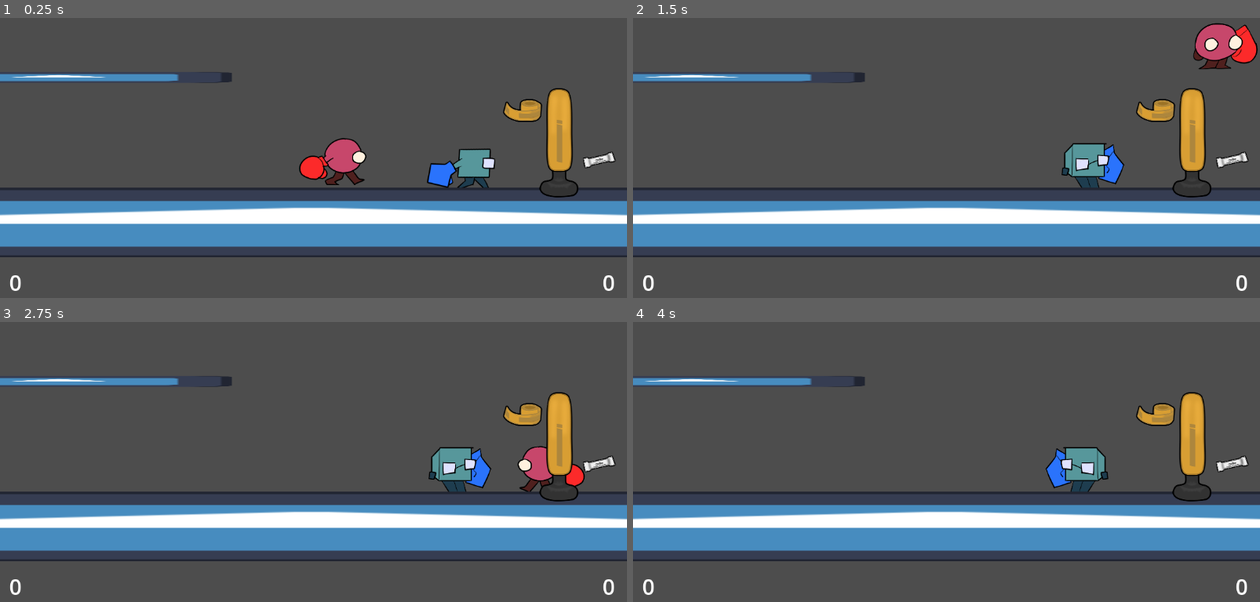
Above: before the commit, frames 1-4 (two rows, left to right).
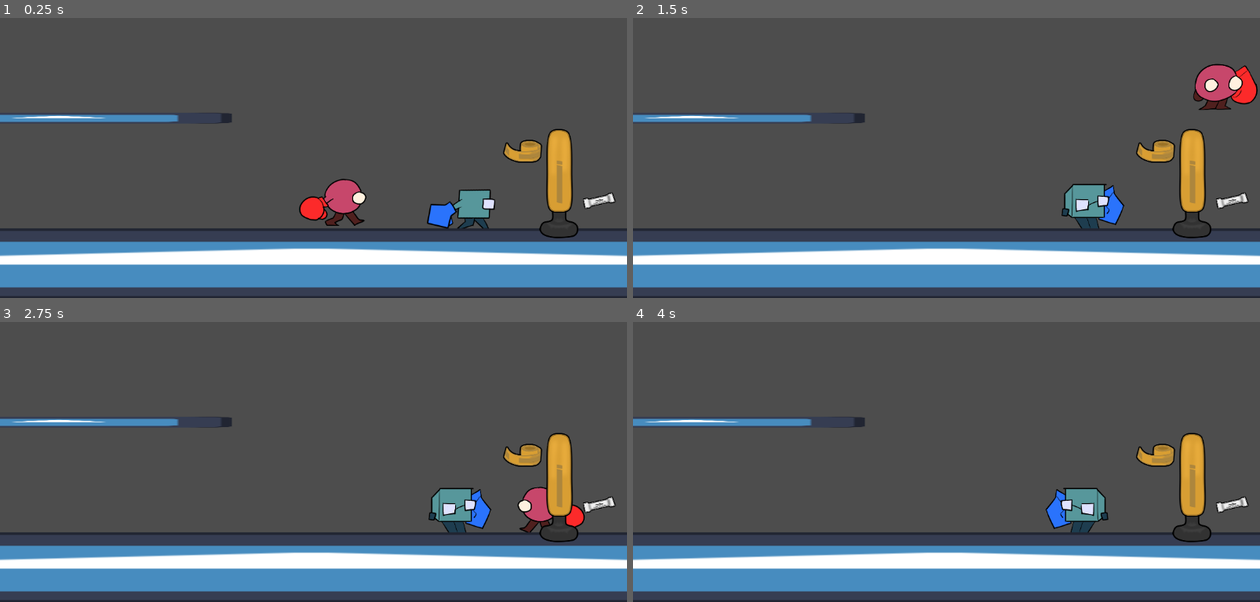
Above: after the commit, the same moments.

Repository: DATT4300PEOPLE/Upperdut
Game: Godot game, scene res://Levels/level_one.tscn
The game is run twice, just before and just after one commit, with the same random seed, the same clock (stepped at 60 frames per second) and the same inputs. The engine's default icon, where the game draws it, is replaced by a stand-in: a white triangle on a blue panel in a dark square.
Inputs:
- Up to frame 1 (0.25 s): no input
- Up to frame 2 (1.5 s): hold D (P1Right) from 0.53 s (still down); tap Q (P1Parry) at 0.6 s; tap Space (P1Jump) at 0.77 s; tap E (P1Punch) at 1.35 s
- Up to frame 3 (2.75 s): tap Space (P1Jump) at 1.52 s; tap Enter at 2 s; release D (P1Right) at 2.03 s; hold A (P1Left) from 2.03 s (still down); hold Down (P2Down) from 2.03 s (still down)
- Up to frame 4 (4 s): release A (P1Left) at 2.78 s; release Down (P2Down) at 2.78 s; hold D (P1Right) from 2.78 s (still down); tap Left (P2Left) at 2.85 s; tap Space (P1Jump) at 3.02, 3.5, 3.77 s; tap / (P2Parry) at 3.6 s

The runs differ from the first frame. In frame 1, 38% of the frame differs, in the area x 0-100%, y 19-100%; in frame 2, 40%, in the area x 0-100%, y 1-100%; in frame 3, 38%; in frame 4, 37%.

Commit message:
More minor stuff

Diff:
--- a/upperdut/Levels/level_one.tscn
+++ b/upperdut/Levels/level_one.tscn
@@ -21,6 +21,7 @@
 size = Vector2(57, 208.5)
 
 [node name="level_one" type="Node2D"]
+position = Vector2(0, 75)
 
 [node name="Player 1" parent="." instance=ExtResource("1_2b52f")]
 position = Vector2(613, 351)
